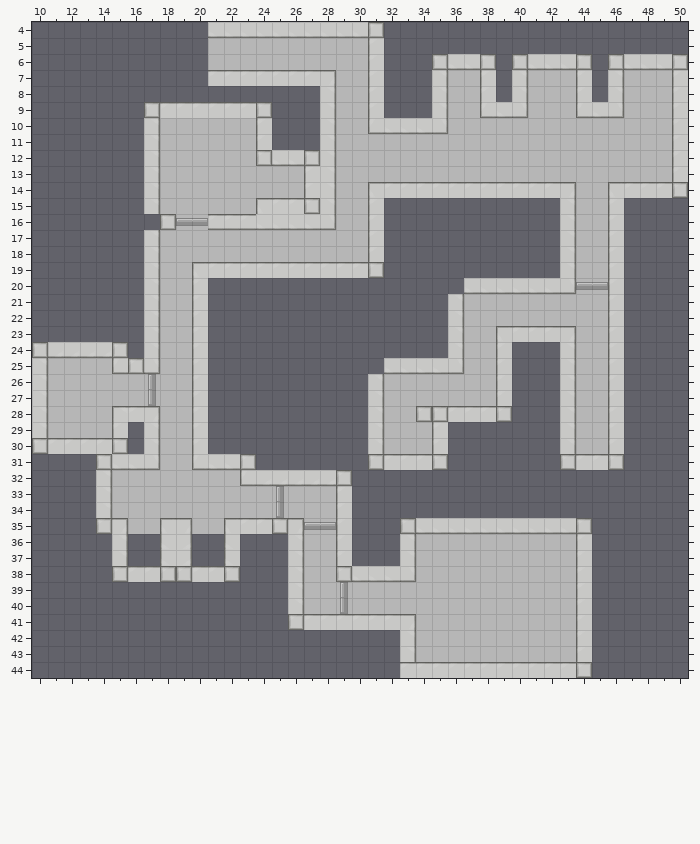
A Tiled map gets an edit: GGJ2013/data/levels/level2.tmx. Above: the version before the commit.
Cells are 64x64 px. Shown: x 10..50, y 4..44.
The same view after the edit:
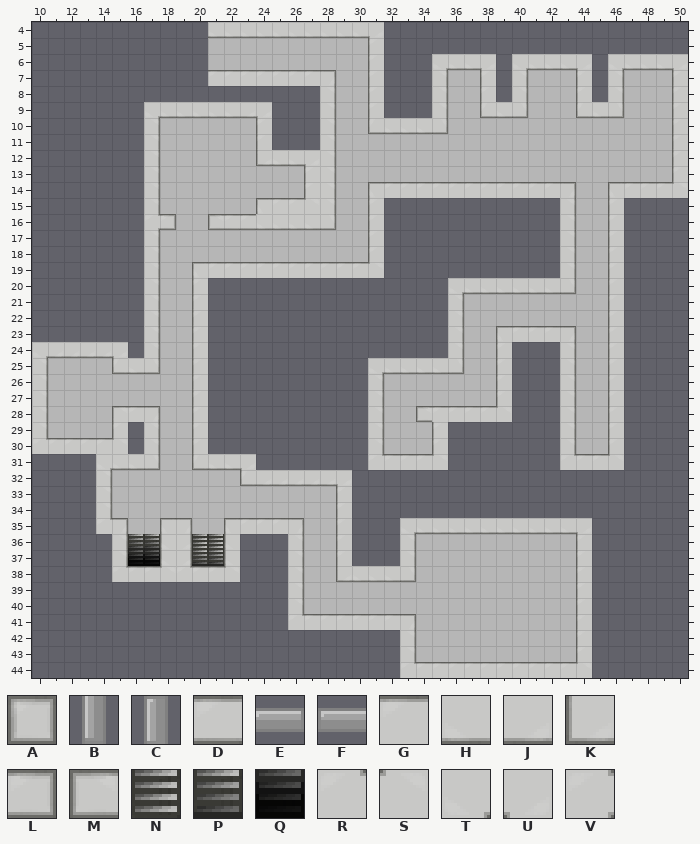
Key: from "base": A 1, B 2, C 3, D 4, E 6, F 7, G 10, H 10 flipped up-down, J 10 turned 180, K 12, L 18, M 18 flipped left-right, N 21, P 22, Q 23, R 24, S 24 flipped left-right, T 24 flipped up-down, U 24 turned 180, V 25.
_ is an empty cell, . an unchanged one.
What changed:
--- layer "base"
@@ x 31..31 @@
- 4 A
+ 4 U
@@ x 35..50 @@
- 6 A..A.A...A.A...A
+ 6 T..U.T...U.T...U
@@ x 17..24 @@
- 9 AGGGGGGA
+ 9 THHHHHJU
@@ x 24..27 @@
-12 A..A
+12 K..U
@@ x 17..50 @@
-14 .................................A
-15 ..........A.......................
-16 _A..D.............................
+14 .................................S
+15 ..........S.......................
+16 VL..M.............................
@@ x 31..36 @@
-19 A.....
-20 ....._
+19 S.....
+20 .....T
@@ x 10..31 @@
-24 A....A................
-25 ......A.............._
+24 T....U................
+25 ......H..............T
@@ x 34..39 @@
-28 AA...A
+28 MG...S
@@ x 10..46 @@
-30 A....A...............................
-31 ....A........A.......A...A.......A..A
-32 ...................A.................
+30 R....S...............................
+31 ....T........U.......R...S.......R..S
+32 ...................U.................
@@ x 14..44 @@
-35 A..........A.......A..........A
-36 ..__..__.......................
-37 ..__..__.......................
-38 .A..AA..A......A...............
+35 R..........G.......T..........U
+36 ..PP..NN.......................
+37 ..QQ..PP.......................
+38 .R..SR..S......K...............
@@ x 26..26 @@
-41 A
+41 R
@@ x 33..44 @@
-44 G..........A
+44 R..........S
--- layer "decorations"
@@ x 19..20 @@
-16 FE
+16 __
@@ x 44..45 @@
-20 FE
+20 __
@@ x 17..17 @@
-26 C
-27 B
+26 _
+27 _
@@ x 25..28 @@
-33 C...
-34 B...
-35 ..FE
+33 _...
+34 _...
+35 ..__
@@ x 29..29 @@
-39 C
-40 B
+39 _
+40 _
